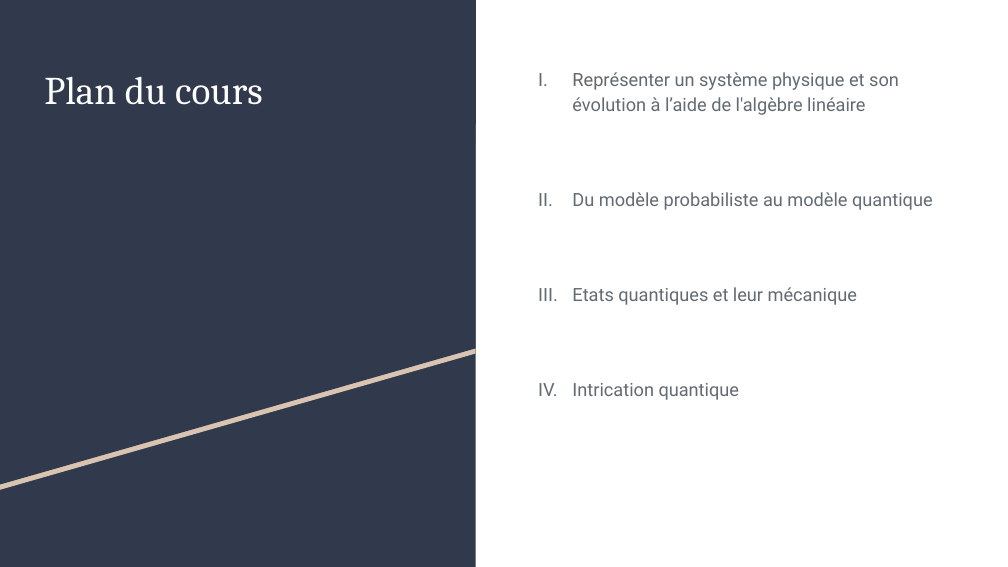
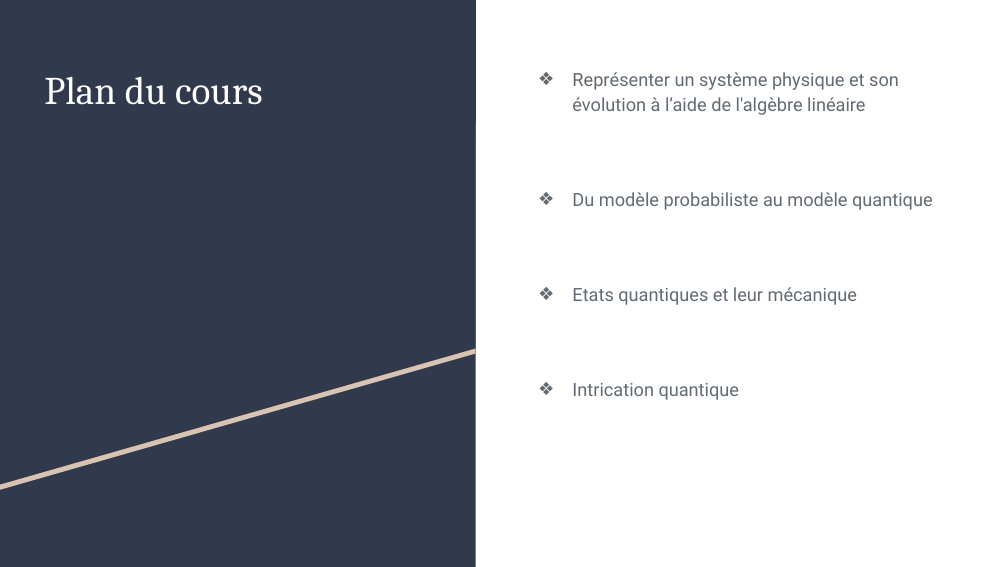
Before and after one commit to MightyGoldenOctopus/QCOMP, a slide deck: slide 2 of Slides/pptx/qc102.pptx. Drawn at 1008x567 pixels with LibreOffice and Linux fonts; fonts in the diff are those of the drawing. Boxes give left, top, right and bottom in pixels: in the first picture for what was removed or moved away, otherwise in the second. Text is boxed around its words. In the diff, an @@ line names an element or a change of style, - is before the commit and + after.

Commit message:
slides: fix qc102 course summary bullet point

```diff
--- a/Slides/pptx/qc102.pptx
+++ b/Slides/pptx/qc102.pptx
@@ text "Représenter un système physique et ..." at (x1=572, y1=72, x2=933, y2=400): bullet I. to ❖ @@
```
Also in this commit, not shown: 1 other file.
